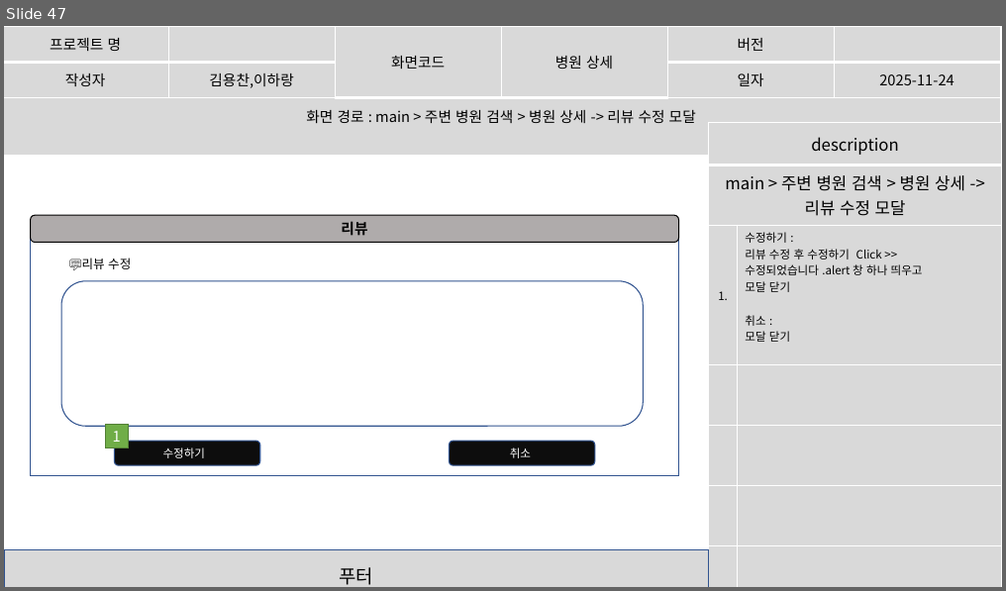
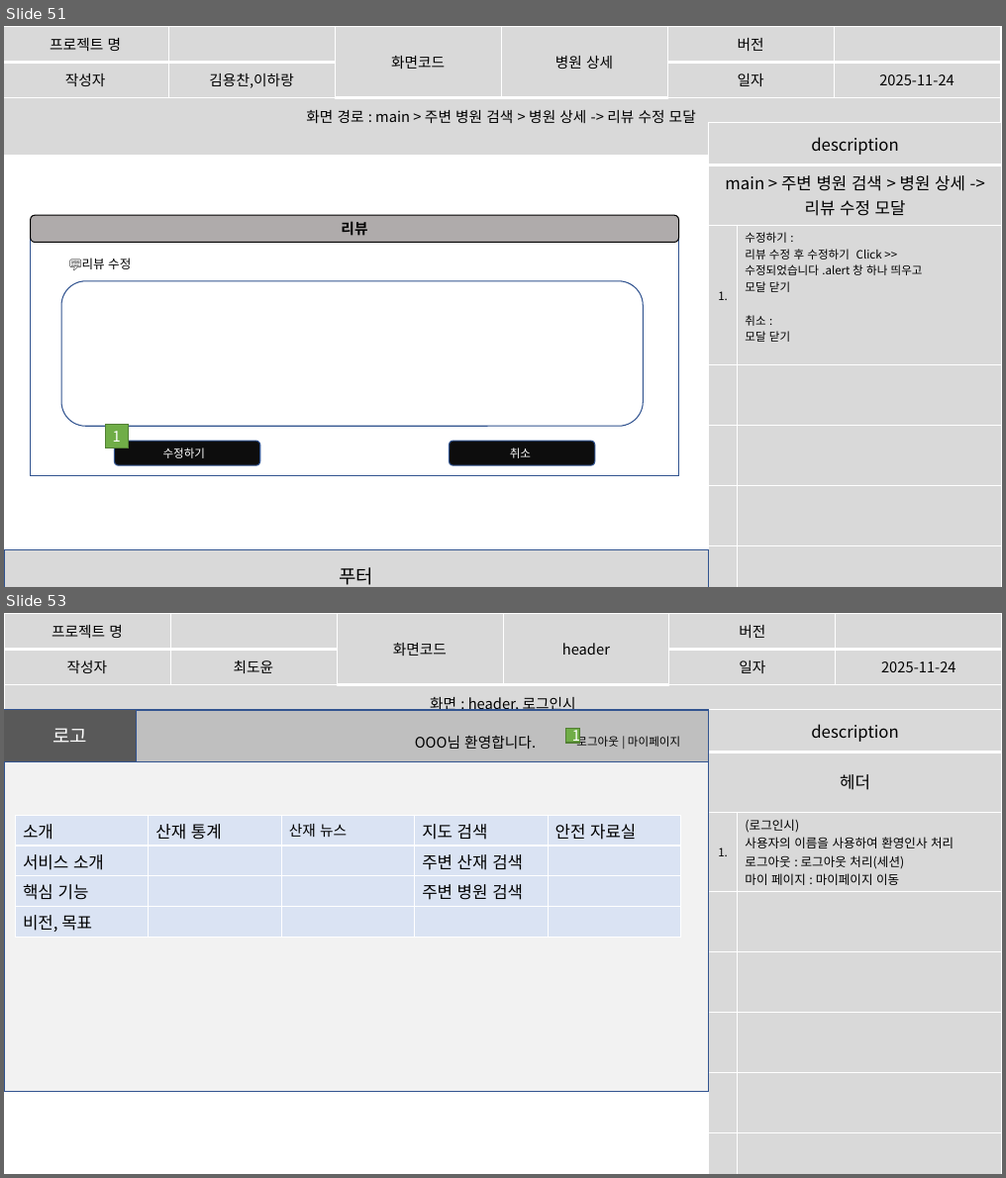
Before and after one commit to imyongchan/source, a slide deck: 종합기획/종합/스토리보드_종합중.pptx. Shown one above the other, each under a label of ours: slide 47 before the commit, slides 51 and 53 after it; the slides between them are not shown. The pictures are 1006x591 and 1006x1178 pixels, drawn with LibreOffice and Linux fonts; fonts in the diff are those of the drawing. Boxes give left, top, right and bottom in pixels: in the first picture for what was removed or moved away, otherwise in the second. Text is boxed around its words. In the diff, an @@ line names an element or a change of style, - is before the commit and + after.

Commit message:
산재통계, 관리자 헤더 추가

```diff
--- a/종합기획/종합/스토리보드_종합중.pptx
+++ b/종합기획/종합/스토리보드_종합중.pptx
@@ slide 53 added at [4, 613, 1002, 1174], background #FFFFFF @@
@@ table added at [4, 613, 1001, 715], 3 rows, 6 columns @@
+프로젝트 명 |  | 화면코드 | header | 버전 | 
+작성자 | 최도윤 |  |  | 일자 | 2025-11-24
+화면 : header, 로그인시 |  |  |  |  | 
@@ rectangle added at [4, 710, 137, 761], fill #595959, outline #325491 1 pt, 18 pt, text #FFFFFF @@
+로고
@@ rectangle added at [137, 710, 709, 762], fill #BFBFBF, outline #325491 1 pt @@
@@ rectangle added at [566, 728, 580, 743], fill #70AD47, outline #538035 1 pt, 14 pt, text #FFFFFF @@
+1
@@ table added at [709, 710, 1002, 1174], 8 rows, 2 columns @@
+description | 
+헤더 | 
+1. | (로그인시) / 사용자의 이름을 사용하여 환영인사 처리 / 로그아웃 : 로그아웃 처리(세션) / 마이 페이지 : 마이페이지 이동
+ | 
+ | 
+ | 
+ | 
+ | 
@@ text added at [415, 736, 536, 749], 14 pt, text #000000 @@
+OOO님 환영합니다.
@@ text added at [576, 734, 680, 747], 11 pt, text #000000 @@
+로그아웃 | 마이페이지
@@ rectangle added at [4, 761, 709, 1091], fill #F2F2F2, outline #325491 1 pt @@
@@ table added at [15, 815, 681, 937], 4 rows, 5 columns @@
+소개 | 산재 통계 | 산재 뉴스 | 지도 검색 | 안전 자료실
+서비스 소개 |  |  | 주변 산재 검색 | 
+핵심 기능 |  |  | 주변 병원 검색 | 
+비전, 목표 |  |  |  | 
@@ what was slide 47 is now slide 51 @@
```
Also in this commit, not shown: 1 slide changed, 8 other slides added, 2 slides removed.
